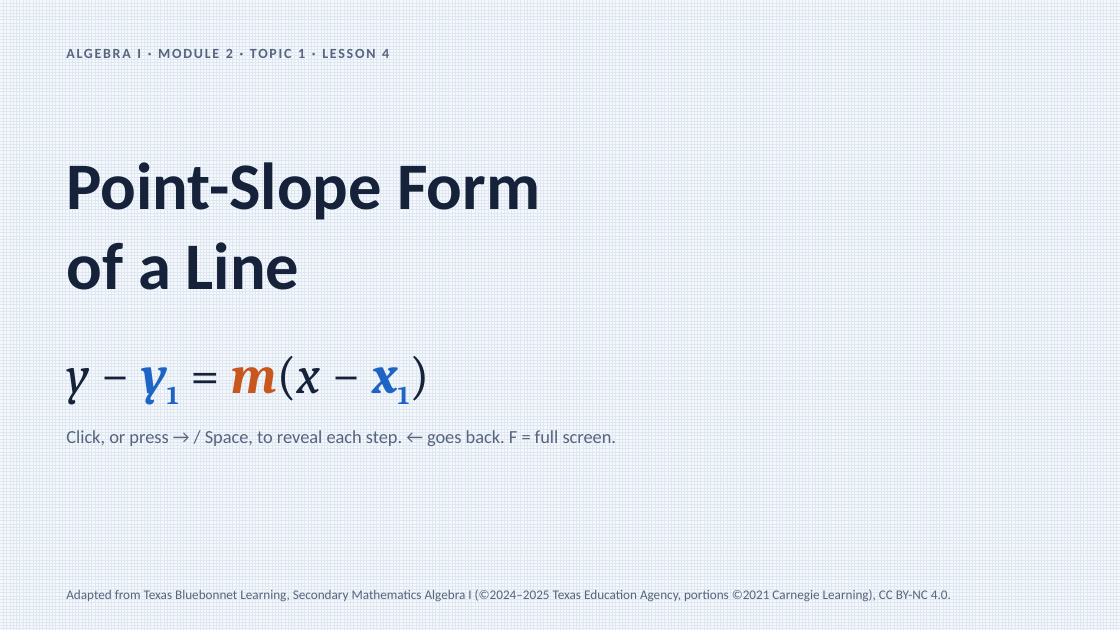
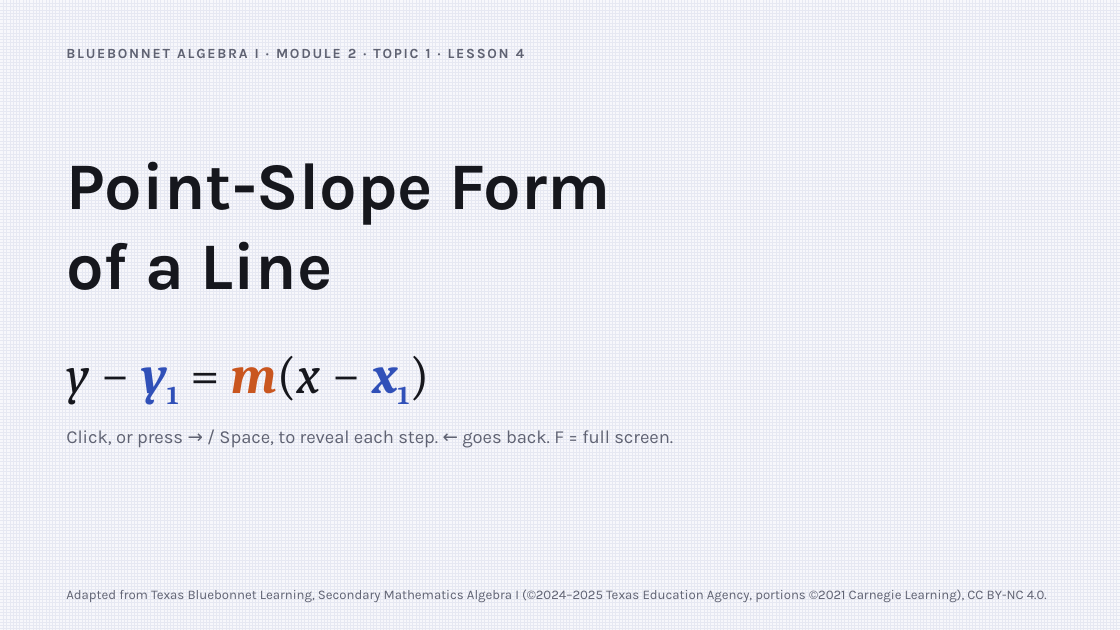
Before and after one commit to Apolloat2022/Algebra1M2U1L4, a slide deck: slide 1 of point-slope-form-lesson4.pptx. Drawn at 1120x630 pixels with LibreOffice and Linux fonts; fonts in the diff are those of the drawing. Boxes give left, top, right and bottom in pixels: in the first picture for what was removed or moved away, otherwise in the second. Text is boxed around its words. In the diff, an @@ line names an element or a change of style, - is before the commit and + after.

```diff
--- a/point-slope-form-lesson4.pptx
+++ b/point-slope-form-lesson4.pptx
@@ background pattern #DFE7F1 on #F5F8FC to pattern #E6E8F2 on #F7F7FB @@
@@ text at <box>66,49,524,58</box>: text changed; font Calibri to Karla; text colour #56647D to #5F6272 @@
-ALGEBRA I · MODULE 2 · TOPIC 1 · LESSON 4
+BLUEBONNET ALGEBRA I · MODULE 2 · TOPIC 1 · LESSON 4
@@ text "Point-Slope Form of a Line" at <box>66,161,611,290</box>: font Calibri to Karla, text colour #16223A to #16171D @@
@@ text "y − y1 = m(x ..." at <box>66,356,320,405</box>: text colour #16223A to #16171D in "y − = m(x − x1)"; text colour #1D64C4 to #3050B8 in "y1 x1)" @@
@@ text "Click, or press → / ..." at <box>66,430,673,448</box>: font Calibri to Karla, text colour #56647D to #5F6272 @@
@@ text "Adapted from Texas Bluebonnet Learning, ..." at <box>66,589,1047,602</box>: font Calibri to Karla, text colour #56647D to #5F6272 @@
```
Also in this commit, not shown: 30 other slides changed, 2 other files.
